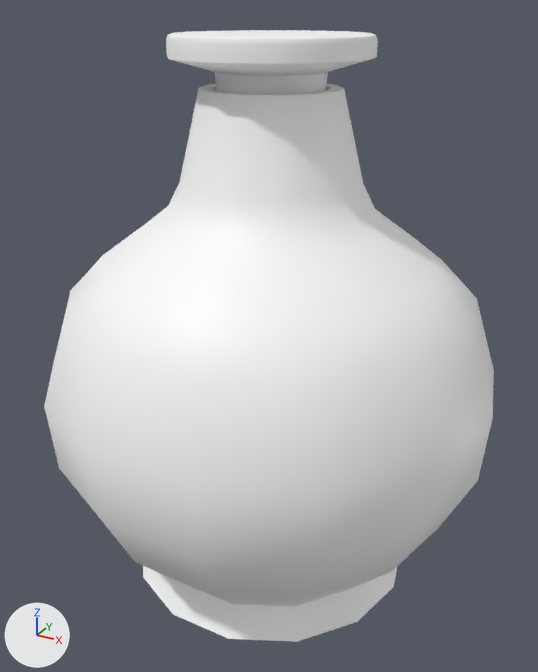
Before and after pictures for a commit that changed the FBX model Assets/2_Art/Models/Interactable/Items/Bottle_05_SH_001.fbx.
Both versions are drawn from a camera (50 mm lens) standing at (0.148, -0.27, 0.25) and looking at (0.0, -0.002, 0.116). The axes (+X, +Y, +Z) are drawn at lower left. The lights are the same throughout. The first picture is the older version. Where no turn or scale is listed for an object, it has been applied to the vertices.

Names of what the first picture shows: 'Bottle_05_SH_001'.
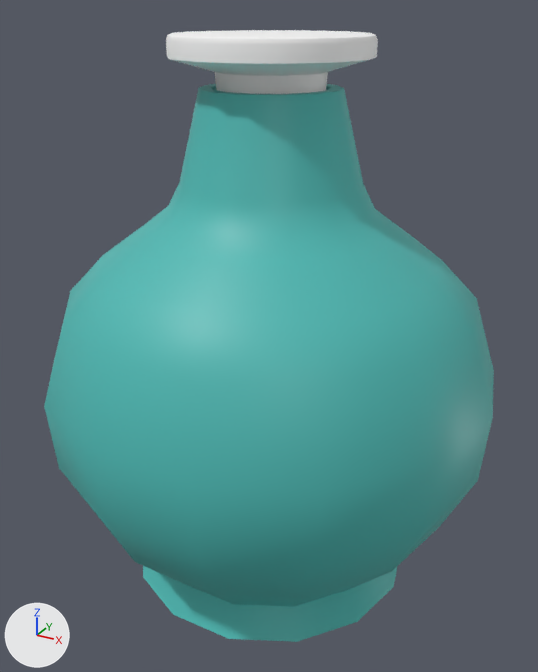
Changed parts and their boxes (x1, y1, x2, y2) in the pictures (538 x 672 px):
part 1 of me_mesh, recoloured (darker): (44, 84, 494, 494) in both
part 2 of me_mesh, recoloured (darker): (80, 484, 475, 642) in both
part 3 of me_mesh, recoloured (darker): (88, 418, 493, 561) in both
part 4 of me_mesh, recoloured (darker): (45, 408, 101, 519) in both

The change, as a list of edits to the scene's bpy script:
```text
Add mat_transparent_glass:
    mat_transparent_glass = principled_material('Transparent_Glass')
    mat_transparent_glass.base_color = (0.077, 0.5, 0.467)  # cyan #4ebcb6
Change me_mesh:
    where me_mesh.from_pydata(...)  # 524 vertices, 560 faces; spans x -0.101..0.101, y -0.098..0.098, z 0.0..0.242
    used by ob_bottle_05_sh_001; location = (0.0, 0.0, 0.0)
    me_mesh part 1: 168 of the faces centred in x -0.09..0.09, y -0.093..0.093, z 0.118..0.222 switch from mat_al_universal (its picture is missing) to mat_transparent_glass (cyan #4ebcb6)
    me_mesh part 2: 98 of the faces centred in x -0.087..0.087, y -0.089..0.089, z 0.0..0.056 switch from mat_al_universal (its picture is missing) to mat_transparent_glass (cyan #4ebcb6)
    me_mesh part 3: 16 of the faces centred in x 0.0..0.095, y -0.097..0.097, z 0.086 switch from mat_al_universal (its picture is missing) to mat_transparent_glass (cyan #4ebcb6)
    me_mesh part 4: 12 of the faces centred in x -0.095..-0.037, y -0.087..0.087, z 0.086 switch from mat_al_universal (its picture is missing) to mat_transparent_glass (cyan #4ebcb6)
```
